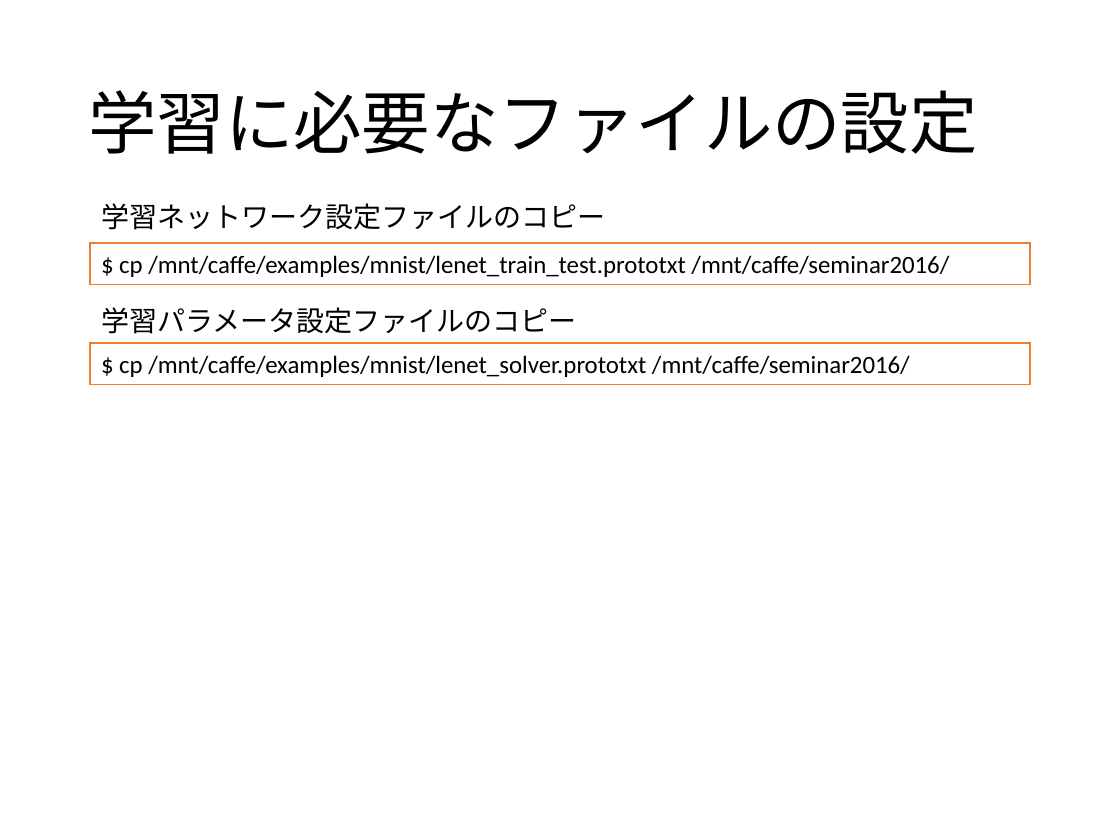
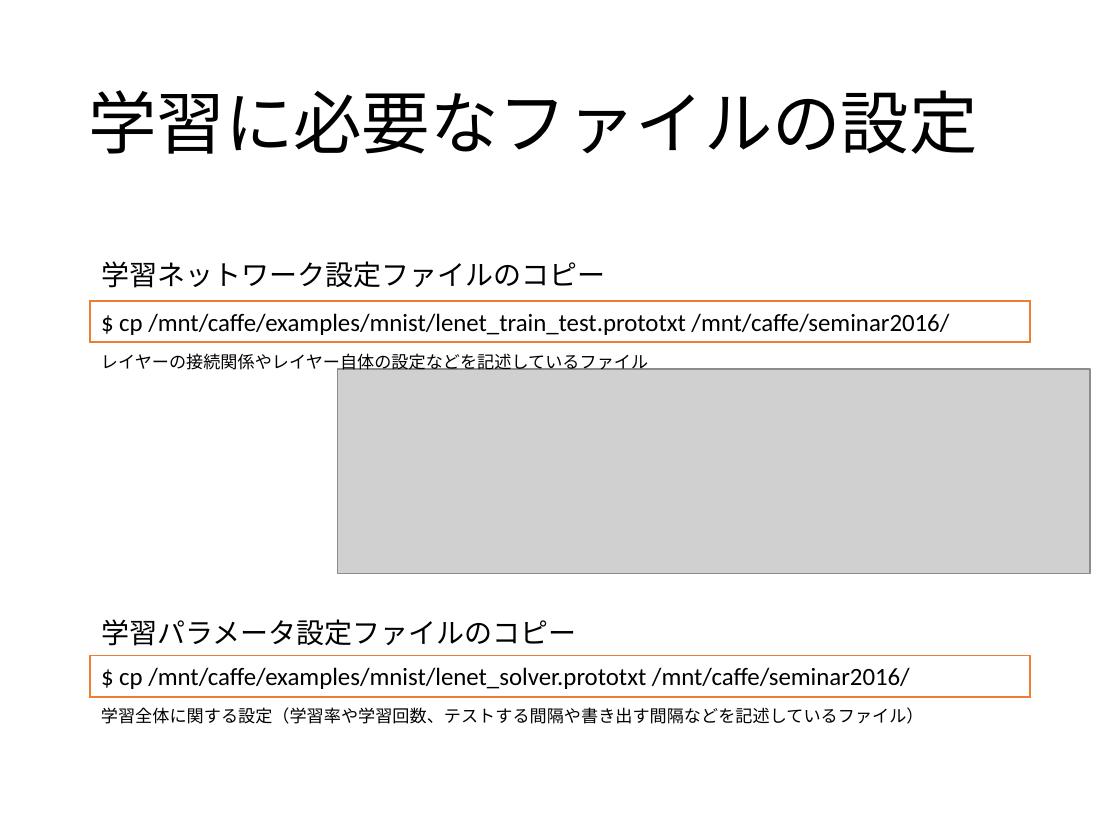
Before and after one commit to hara-lab-mizofumi/Seminar2016, a slide deck: slide 21 of 3-Caffe向けの自作データセットの作成.pptx (slide 15 before the commit). Drawn at 1120x840 pixels with LibreOffice and Linux fonts; fonts in the diff are those of the drawing; grey boxes stand for pictures. Boxes give left, top, right and bottom in pixels: in the first picture for what was removed or moved away, otherwise in the second. Text is boxed around its words. In the diff, an @@ line names an element or a change of style, - is before the commit and + after.

```diff
--- a/3-Caffe向けの自作データセットの作成.pptx
+++ b/3-Caffe向けの自作データセットの作成.pptx
@@ text "学習ネットワーク設定ファイルのコピー": place and size @@
-text "学習ネットワーク設定ファイルのコピー" at (101, 203, 605, 230)
+text "学習ネットワーク設定ファイルのコピー" at (101, 261, 605, 288)
@@ rectangle "$ cp /mnt/caffe/examples/mnist/lenet_train_test.prototxt /mn ...": place and size @@
-rectangle "$ cp /mnt/caffe/examples/mnist/lenet_train_test.prototxt /mn ..." at (90, 243, 1029, 284)
+rectangle "$ cp /mnt/caffe/examples/mnist/lenet_train_test.prototxt /mn ..." at (90, 301, 1029, 343)
@@ text added at (101, 353, 648, 374), 11 pt, text #000000 @@
+レイヤーの接続関係やレイヤー自体の設定などを記述しているファイル
@@ picture added at (337, 368, 1090, 572) @@
@@ text "学習パラメータ設定ファイルのコピー": place and size @@
-text "学習パラメータ設定ファイルのコピー" at (101, 307, 576, 334)
+text "学習パラメータ設定ファイルのコピー" at (101, 619, 576, 646)
@@ rectangle "$ cp /mnt/caffe/examples/mnist/lenet_solver.prototxt /mnt/ca ...": place and size @@
-rectangle "$ cp /mnt/caffe/examples/mnist/lenet_solver.prototxt /mnt/ca ..." at (90, 343, 1029, 384)
+rectangle "$ cp /mnt/caffe/examples/mnist/lenet_solver.prototxt /mnt/ca ..." at (90, 655, 1029, 697)
@@ text added at (101, 707, 924, 724), 11 pt, text #000000 @@
+学習全体に関する設定（学習率や学習回数、テストする間隔や書き出す間隔などを記述しているファイル）
```
Also in this commit, not shown: 3 other slides changed, 6 slides added.
